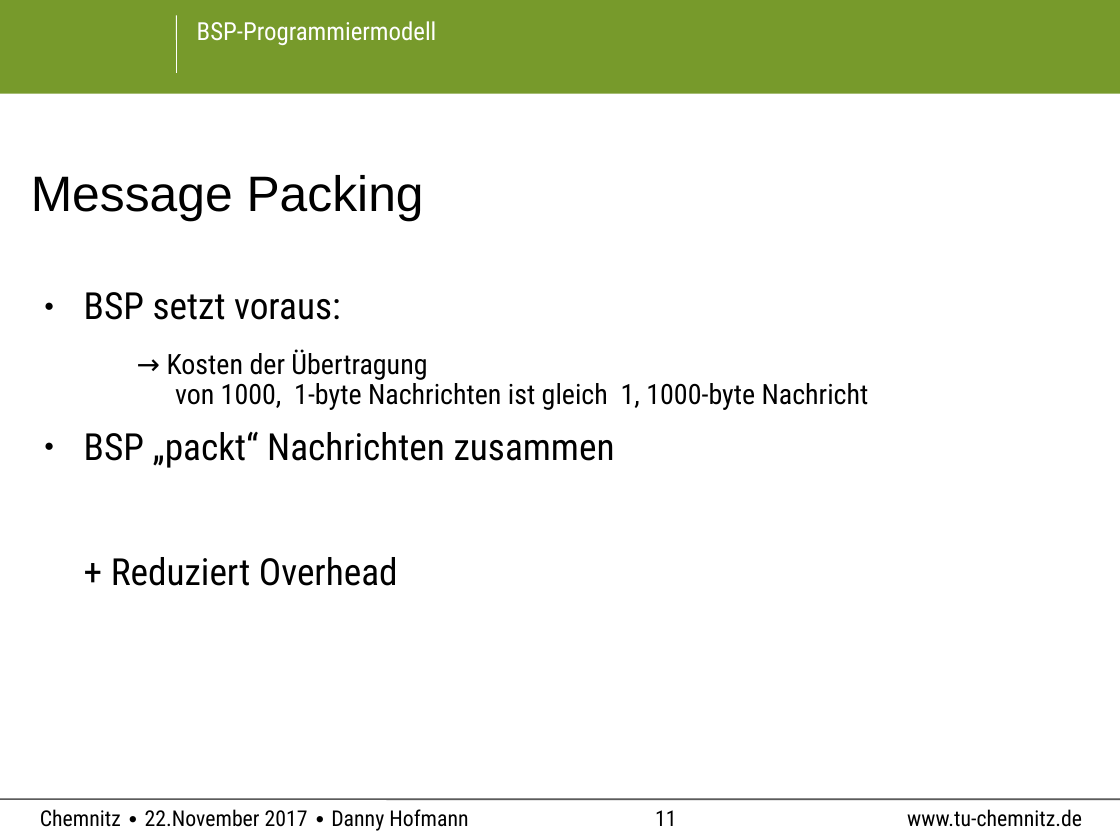
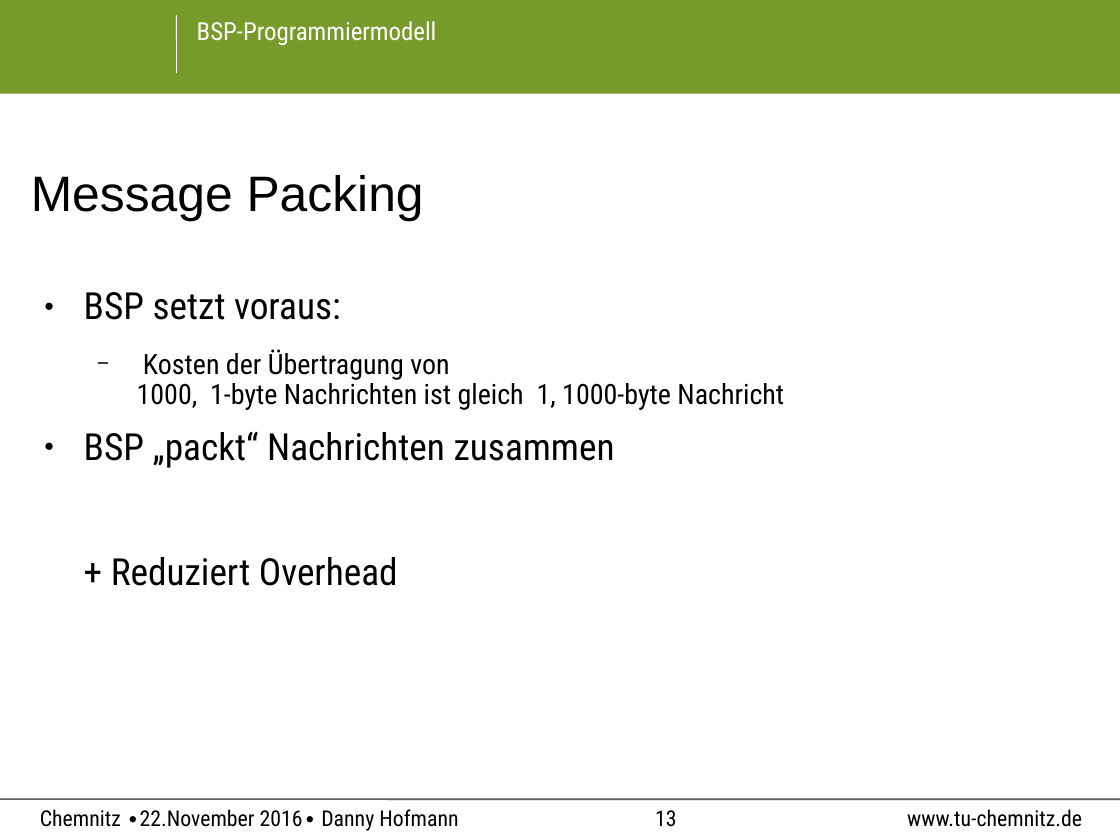
Before and after one commit to PaIIe/ComputerScienceTUC, a slide deck: slide 13 of BSP_Programming/BSP-Modell.odp (slide 11 before the commit). Drawn at 1120x840 pixels with LibreOffice and Linux fonts; fonts in the diff are those of the drawing; background and template pictures are left out. Boxes give left, top, right and bottom in pixels: in the first picture for what was removed or moved away, otherwise in the second. Text is boxed around its words. In the diff, an @@ line names an element or a change of style, - is before the commit and + after.

```diff
--- a/BSP_Programming/BSP-Modell.odp
+++ b/BSP_Programming/BSP-Modell.odp
@@ text at (137, 349, 784, 410): text changed @@
-  → Kosten der Übertragung
-  von 1000, 1-byte Nachrichten ist gleich 1, 1000-byte Nachricht
+  − Kosten der Übertragung von
+    1000, 1-byte Nachrichten ist gleich 1, 1000-byte Nachricht
@@ text at (40, 809, 458, 831): text changed @@
-Chemnitz ∙ 22.November 2017 ∙ Danny Hofmann
+Chemnitz ∙22.November 2016∙ Danny Hofmann
@@ page number at (655, 810, 676, 827): text changed @@
-11
+13
```
Also in this commit, not shown: 14 other slides changed, 3 slides added, 1 slide removed, 4 other files.
